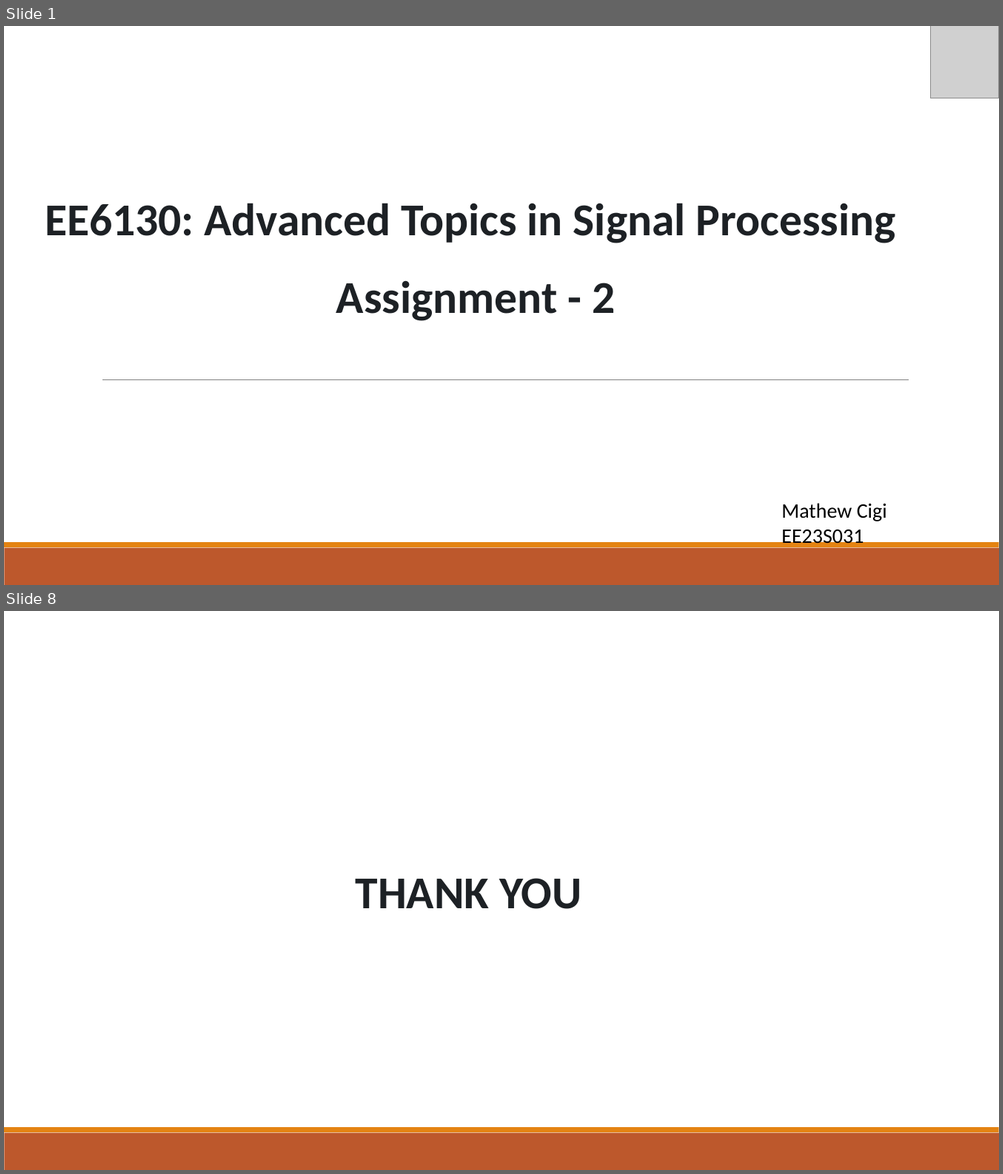
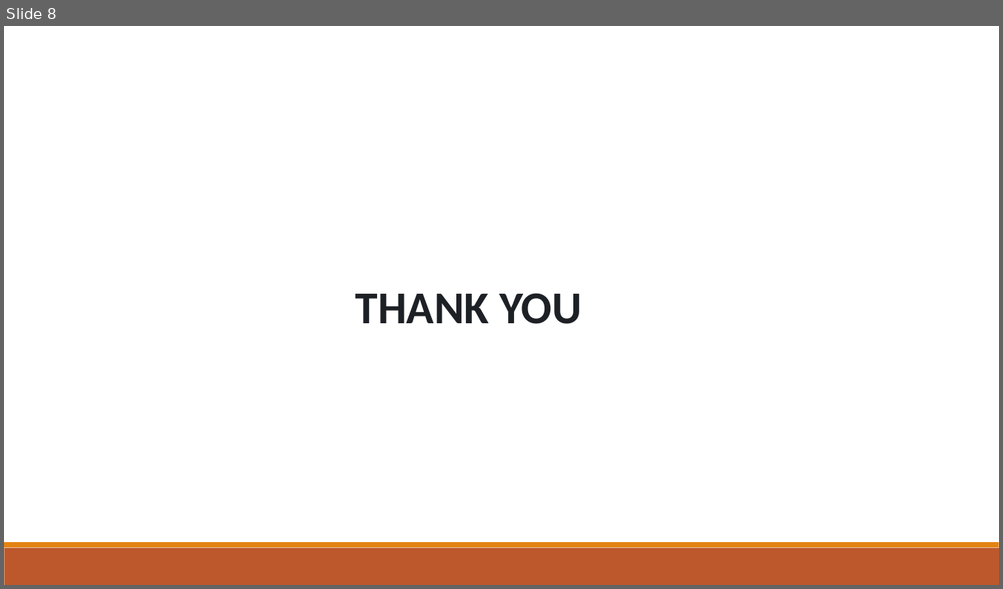
Before and after one commit to mathewcigi-hub/Speaker_verifcation_ECAPA_TDNN, a slide deck: ECAPA-TDNN.pptx. Shown one above the other, each under a label of ours: slides 1 and 8 before the commit, slide 8 after it; the slides between them are not shown. The pictures are 1003x1174 and 1003x589 pixels, drawn with LibreOffice and Linux fonts; fonts in the diff are those of the drawing; grey boxes stand for pictures. Boxes give left, top, right and bottom in pixels: in the first picture for what was removed or moved away, otherwise in the second. Text is boxed around its words. In the diff, an @@ line names an element or a change of style, - is before the commit and + after.

```diff
--- a/ECAPA-TDNN.pptx
+++ b/ECAPA-TDNN.pptx
@@ slide 1 removed at (x1=4, y1=26, x2=999, y2=585), background #FFFFFF; not listed: 2 template elements that a slide beside it also shows @@
@@ picture removed at (x1=930, y1=26, x2=999, y2=98) @@
@@ text removed at (x1=45, y1=203, x2=896, y2=244) @@
-EE6130: Advanced Topics in Signal Processing
@@ text removed at (x1=336, y1=281, x2=614, y2=321) @@
-Assignment - 2
@@ line removed from (102, 380) to (908, 380) @@
@@ text removed at (x1=781, y1=503, x2=887, y2=548) @@
-Mathew Cigi
-EE23S031
```
Also in this commit, not shown: 6 slides changed, 2 slides added.
